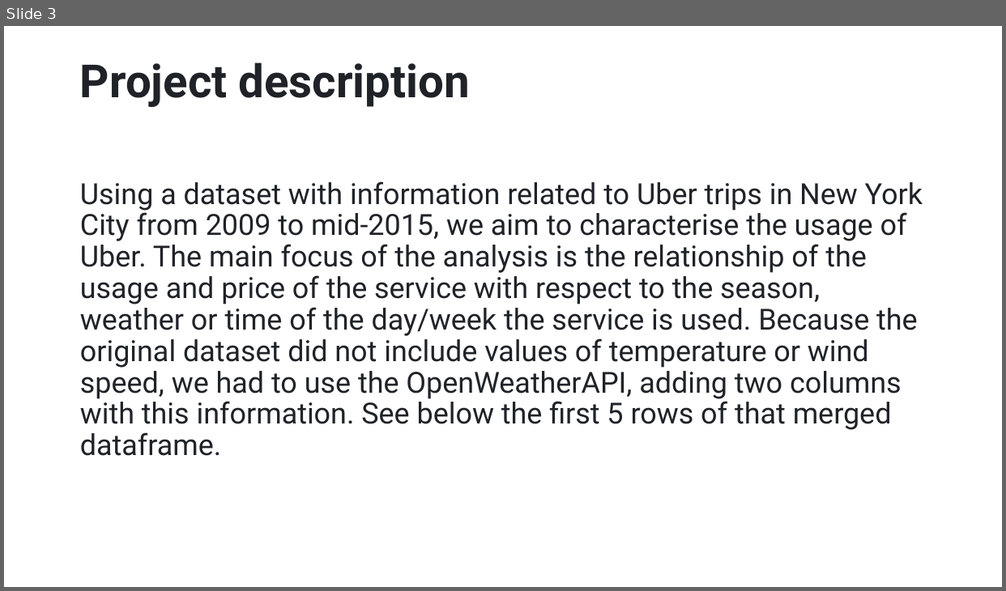
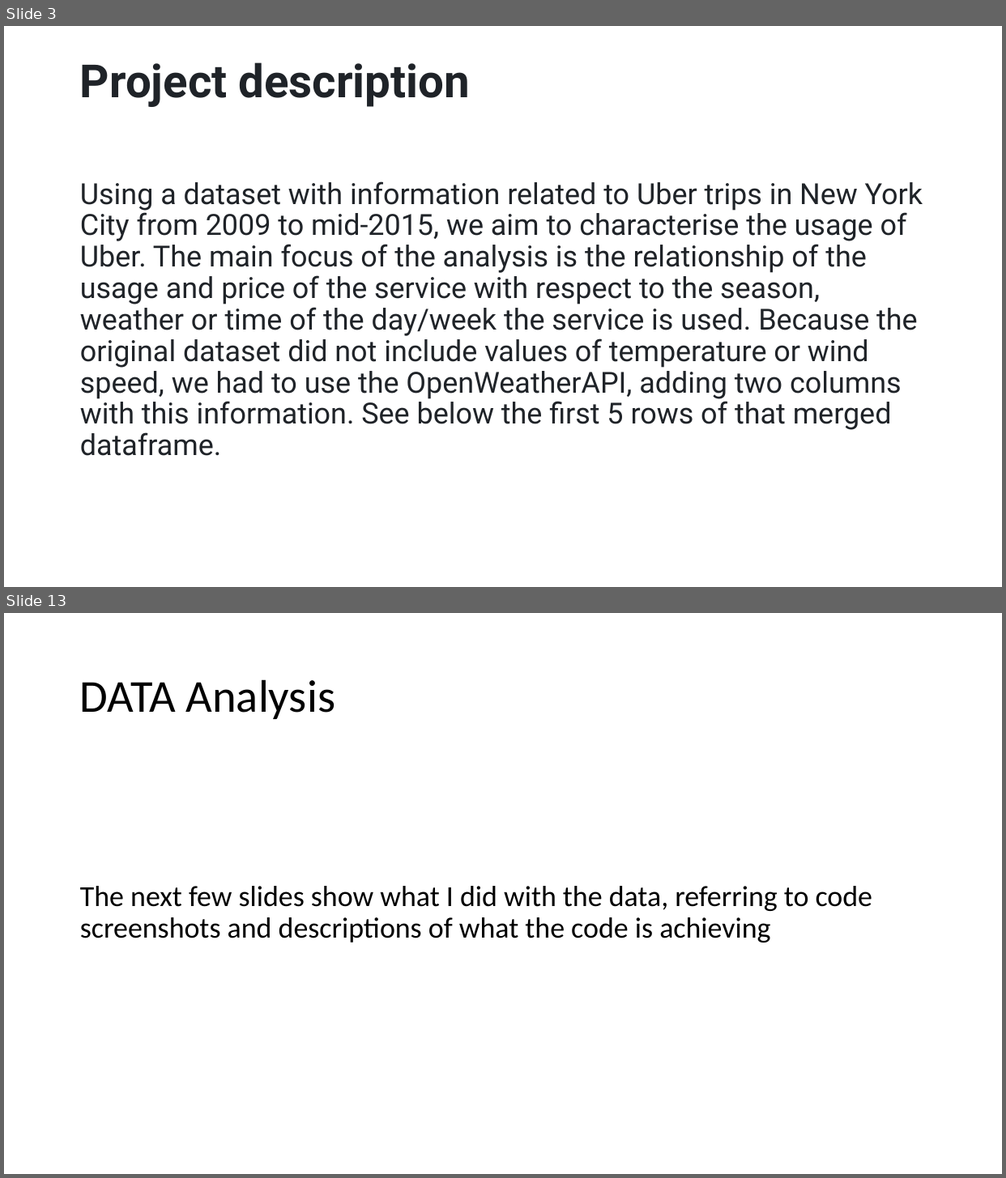
Before and after one commit to leedavidarmstrong/project-one, a slide deck: Characterisation_of_Uber_usage.pptx. Shown one above the other, each under a label of ours: slide 3 before the commit, slides 3 and 13 after it; the slides between them are not shown. The pictures are 1006x591 and 1006x1178 pixels, drawn with LibreOffice and Linux fonts; fonts in the diff are those of the drawing. Boxes give left, top, right and bottom in pixels: in the first picture for what was removed or moved away, otherwise in the second. Text is boxed around its words. In the diff, an @@ line names an element or a change of style, - is before the commit and + after.

```diff
--- a/Characterisation_of_Uber_usage.pptx
+++ b/Characterisation_of_Uber_usage.pptx
@@ slide 13 added at bbox=[4, 613, 1002, 1174], background #FFFFFF @@
@@ title added at bbox=[80, 679, 335, 719], 44 pt, text #000000 @@
+DATA Analysis
@@ text added at bbox=[80, 886, 872, 943], 28 pt, text #000000 @@
+The next few slides show what I did with the data, referring to code screenshots and descriptions of what the code is achieving
```
Also in this commit, not shown: 2 slides changed, 32 other slides added.
